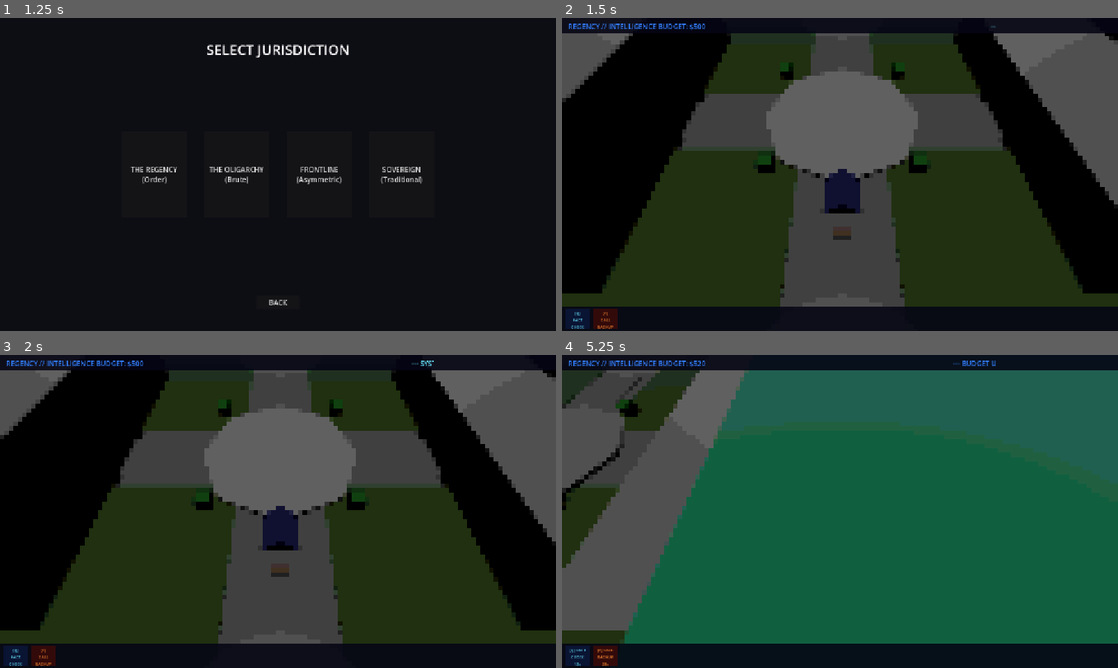
Above: before the commit, frames 1-4 (two rows, left to right).
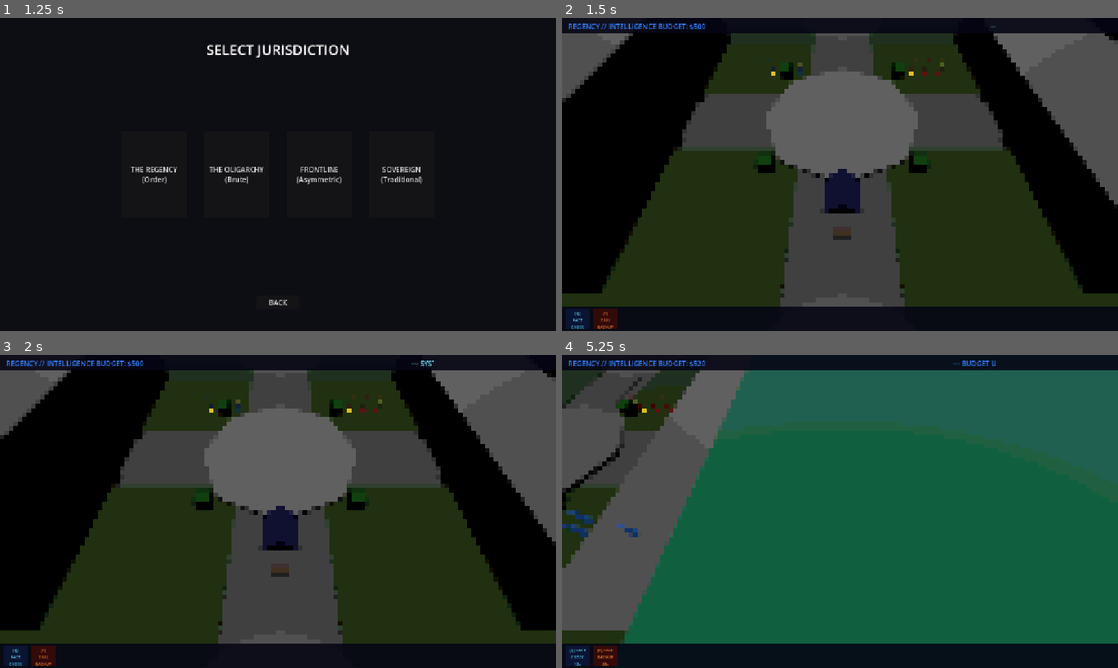
Above: after the commit, the same moments.

Repository: grantl12/rts
Game: Godot game, scene res://scenes/ui/main_menu.tscn
The game is run twice, just before and just after one commit, with the same random seed, the same clock (stepped at 60 frames per second) and the same inputs.
Inputs (mouse positions are in pixels of both pictures, inside the frame that each line leads up to):
- Up to frame 1 (1.25 s): click "INITIATE NEW AUDIT" at 0.5 s
- Up to frame 2 (1.5 s): click "THE REGENCY (Order)" at 1.25 s
- Up to frame 3 (2 s): no input
- Up to frame 4 (5.25 s): tap Enter at 2 s; move the mouse to (962, 495) at 2.02 s; hold Right (ui_right) 2.03-2.78 s; tap Q at 2.1, 3.6, 5.1 s; click (962, 495) at 2.17 s; move the mouse to (728, 527) at 2.77 s; hold Down (ui_down) 2.78-3.53 s; tap E at 2.85, 4.35 s; move the mouse to (895, 442) at 3.52 s; hold Right (ui_right) 3.53-4.28 s; move the mouse to (812, 574) at 4.27 s; hold Up (ui_up) 4.28-5.03 s; click (812, 574) at 4.42 s; move the mouse to (1006, 558) at 5.02 s; hold Left (ui_left) from 5.03 s (still down)

Frame 1 is identical in both runs. In frame 2, 0.1% of the frame differs, in the area x 37-69%, y 14-19%; in frame 3, 0.1%; in frame 4, 0.4%, in the area x 0-20%, y 14-59%.
Error before the commit: Parse Error: Cannot assign a value of type "CanvasItem.TextureFilter" as "BaseMaterial3D.TextureFilter". (res://scripts/units/unit.gd:103)

Commit message:
fix: resolve texture_filter enum Parser Error

Diff:
--- a/client/scripts/maps/the_quad_visuals.gd
+++ b/client/scripts/maps/the_quad_visuals.gd
@@ -122,7 +122,7 @@
 	for spot in tree_spots:
 		var tree = Sprite3D.new()
 		tree.billboard = BaseMaterial3D.BILLBOARD_ENABLED
-		tree.texture_filter = CanvasItem.TEXTURE_FILTER_NEAREST
+		tree.texture_filter = BaseMaterial3D.TEXTURE_FILTER_NEAREST
 		# In a real setup, we'd load a lo-fi tree sprite.
 		# For now, we'll use a placeholder or stylized mesh.
 		_create_stylized_tree(spot)
--- a/client/scripts/units/unit.gd
+++ b/client/scripts/units/unit.gd
@@ -100,7 +100,7 @@
 	_sprite.texture = data.sprite_texture
 	_sprite.billboard = BaseMaterial3D.BILLBOARD_ENABLED
 	_sprite.pixel_size = 0.01 * data.sprite_scale
-	_sprite.texture_filter = CanvasItem.TEXTURE_FILTER_NEAREST # Keep it pixelated
+	_sprite.texture_filter = BaseMaterial3D.TEXTURE_FILTER_NEAREST # Fixed enum
 	_sprite.position.y = 1.0 # Lift off ground
 	add_child(_sprite)
 
